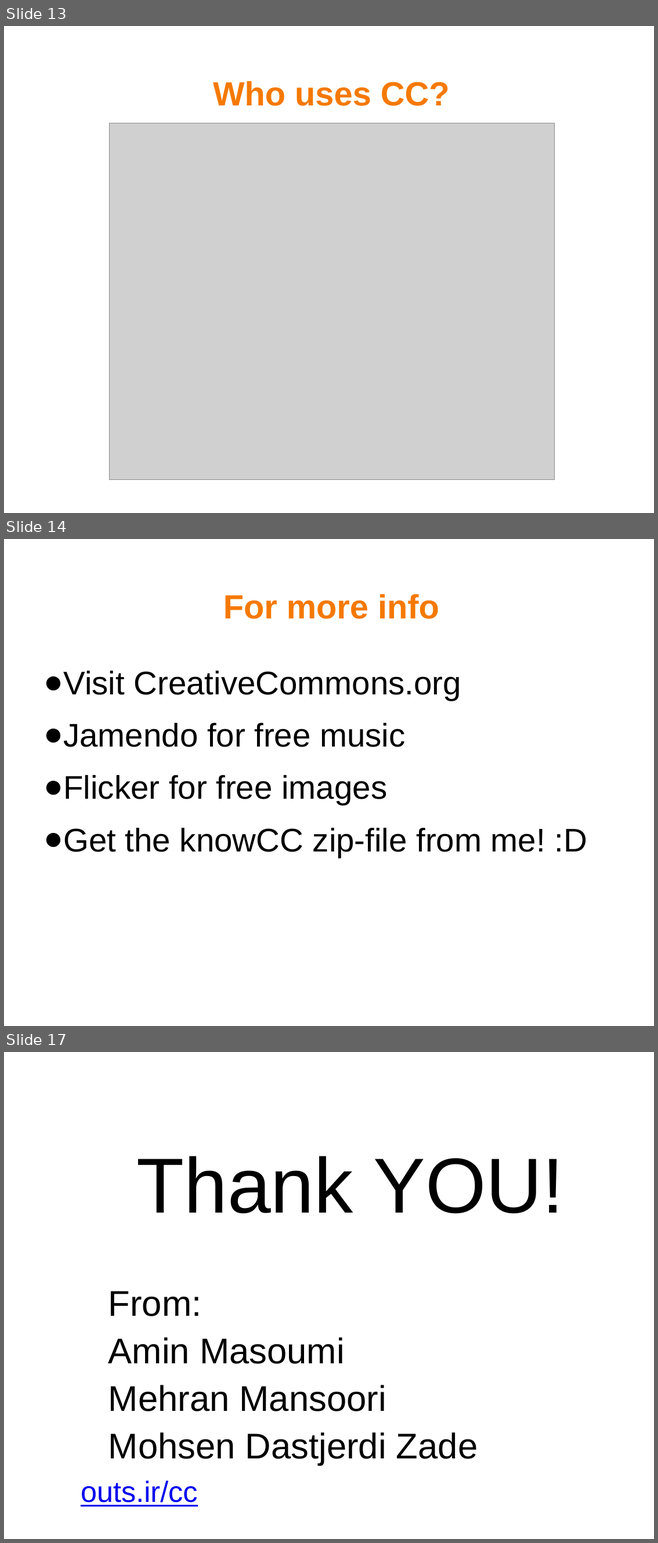
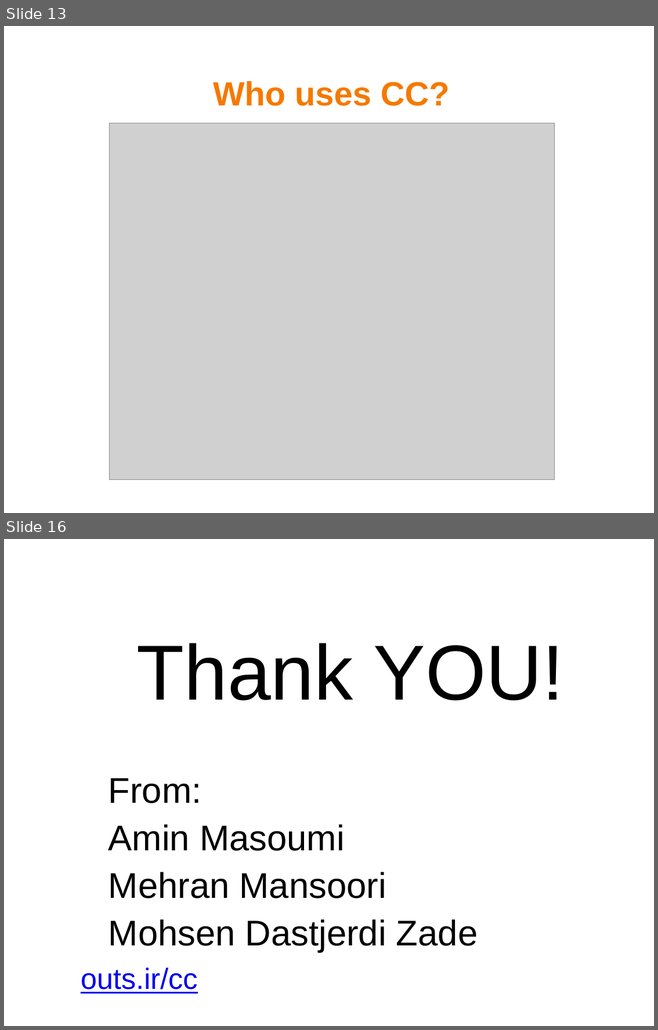
Before and after one commit to mohsend/know-creativecommons, a slide deck: know-cc-slideshow.odp. Shown one above the other, each under a label of ours: slides 13, 14 and 17 before the commit, slides 13 and 16 after it; the slides between them are not shown. The pictures are 658x1543 and 658x1030 pixels, drawn with LibreOffice and Linux fonts; fonts in the diff are those of the drawing; grey boxes stand for pictures; background and template pictures are left out. Boxes give left, top, right and bottom in pixels: in the first picture for what was removed or moved away, otherwise in the second. Text is boxed around its words. In the diff, an @@ line names an element or a change of style, - is before the commit and + after.

Commit message:
removes 'more info' slide edits title of slides 'Read more' > 'learn more' adds link to printable handouts in README

```diff
--- a/know-cc-slideshow.odp
+++ b/know-cc-slideshow.odp
@@ slide 14 removed at (4, 539, 654, 1026), background picture (left out) @@
@@ title removed at (223, 594, 439, 619) @@
-For more info
@@ text removed at (43, 671, 587, 857) @@
-● Visit CreativeCommons.org
-● Jamendo for free music
-● Flicker for free images
-● Get the knowCC zip-file from me! :D
@@ what was slide 17 is now slide 16 @@
```
Also in this commit, not shown: 2 slides changed, 1 other file.
